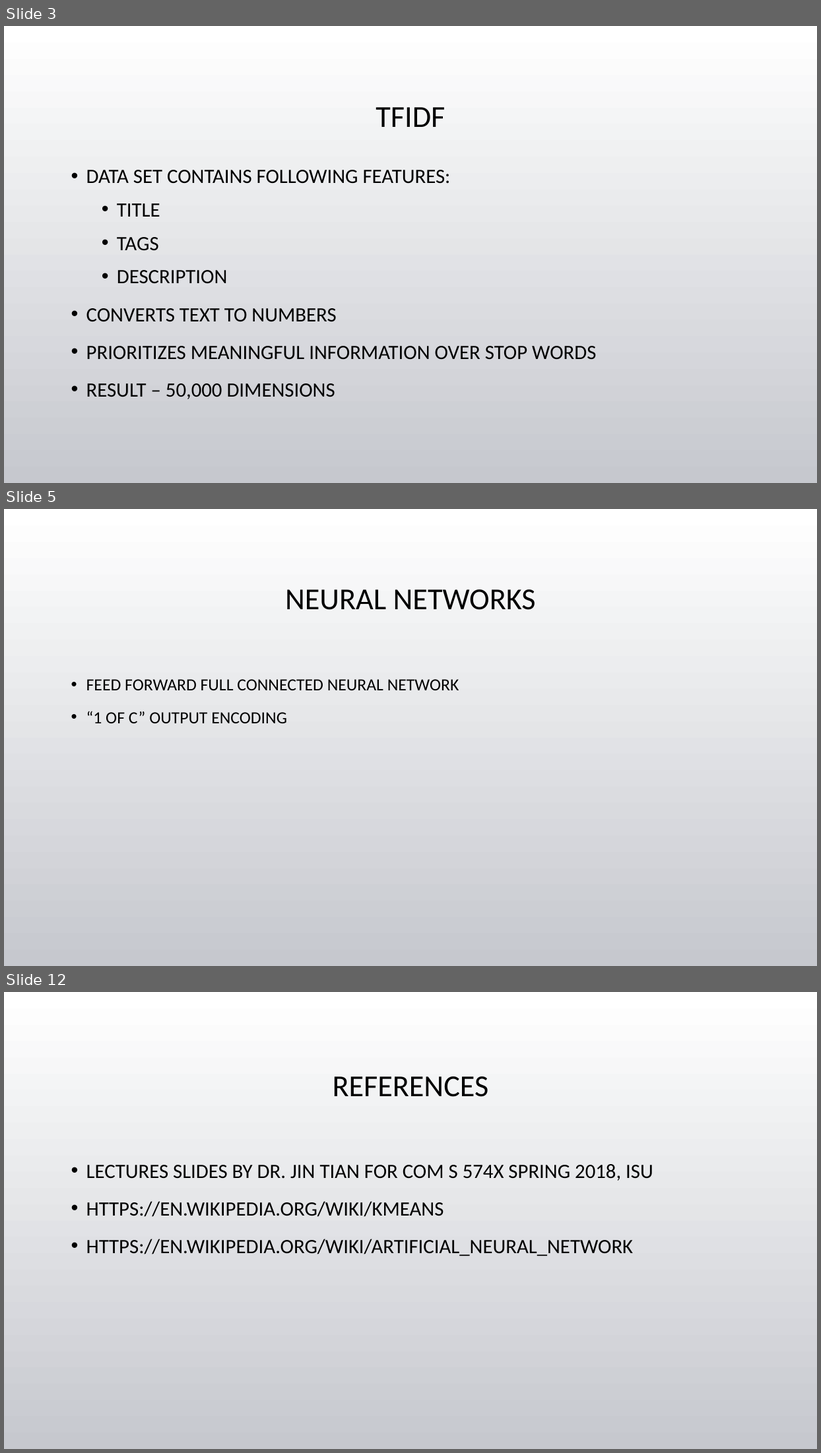
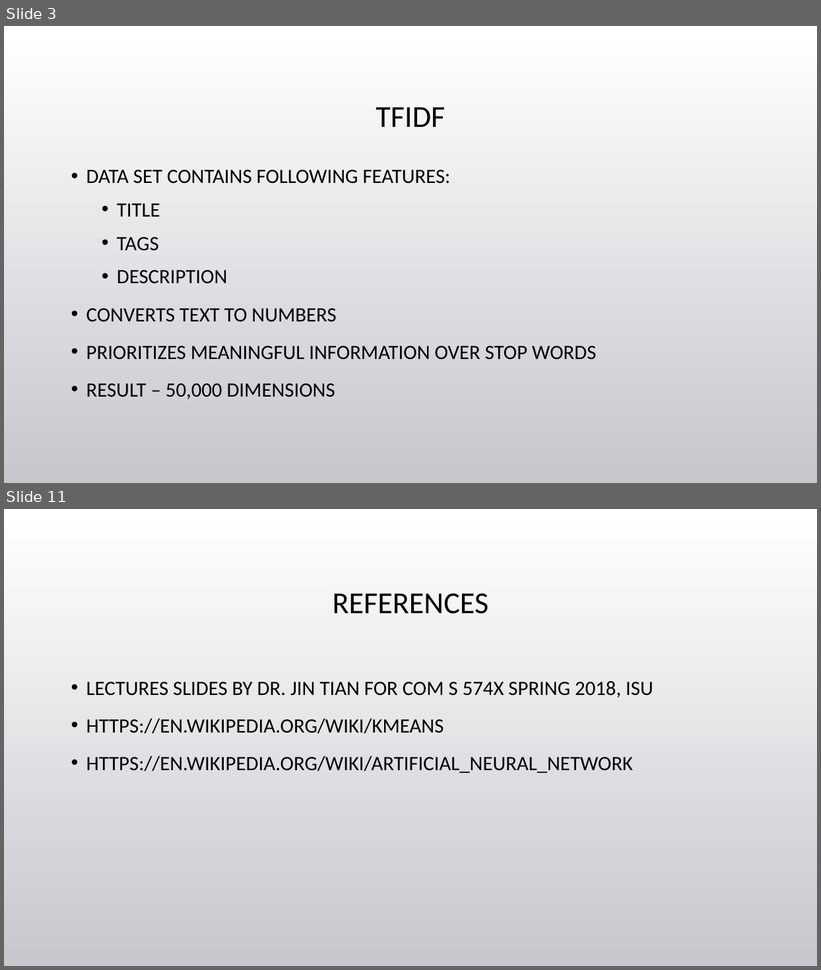
Before and after one commit to tgore03/ClassiTube, a slide deck: Categorizing YouTube Videos.pptx. Shown one above the other, each under a label of ours: slides 3, 5 and 12 before the commit, slides 3 and 11 after it; the slides between them are not shown. The pictures are 821x1453 and 821x970 pixels, drawn with LibreOffice and Linux fonts; fonts in the diff are those of the drawing; background and template pictures are left out. Boxes give left, top, right and bottom in pixels: in the first picture for what was removed or moved away, otherwise in the second. Text is boxed around its words. In the diff, an @@ line names an element or a change of style, - is before the commit and + after.

```diff
--- a/Categorizing YouTube Videos.pptx
+++ b/Categorizing YouTube Videos.pptx
@@ slide 5 removed at [4, 509, 817, 966], background picture (left out) @@
@@ title removed at [285, 590, 536, 610] @@
-NEURAL NETWORKS
@@ text removed at [86, 679, 459, 723] @@
-• FEED FORWARD FULL CONNECTED NEURAL NETWORK
-• “1 OF C” OUTPUT ENCODING
@@ what was slide 12 is now slide 11 @@
```
Also in this commit, not shown: 4 slides changed, 4 slides added, 4 other slides removed, 5 other files.
